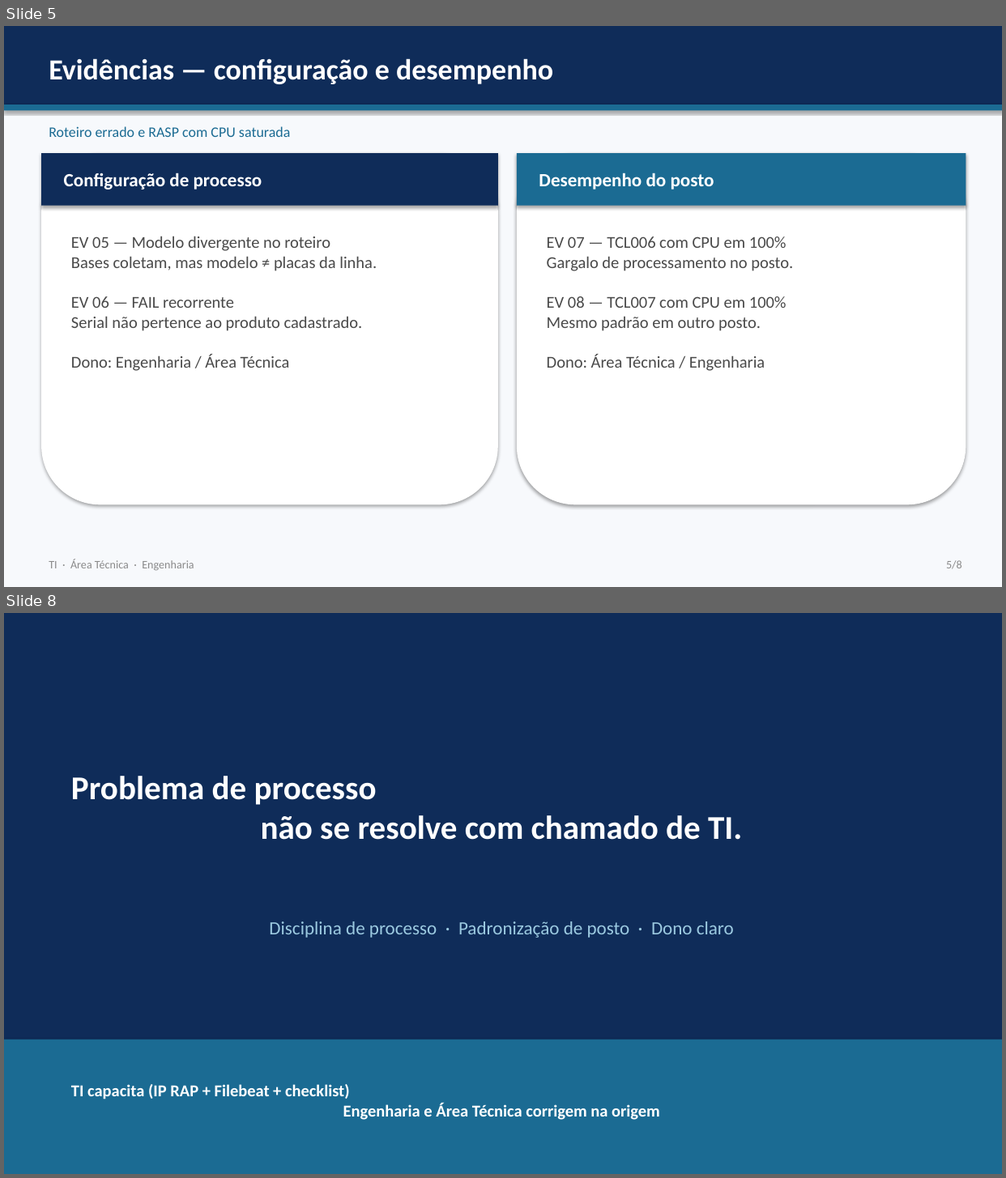
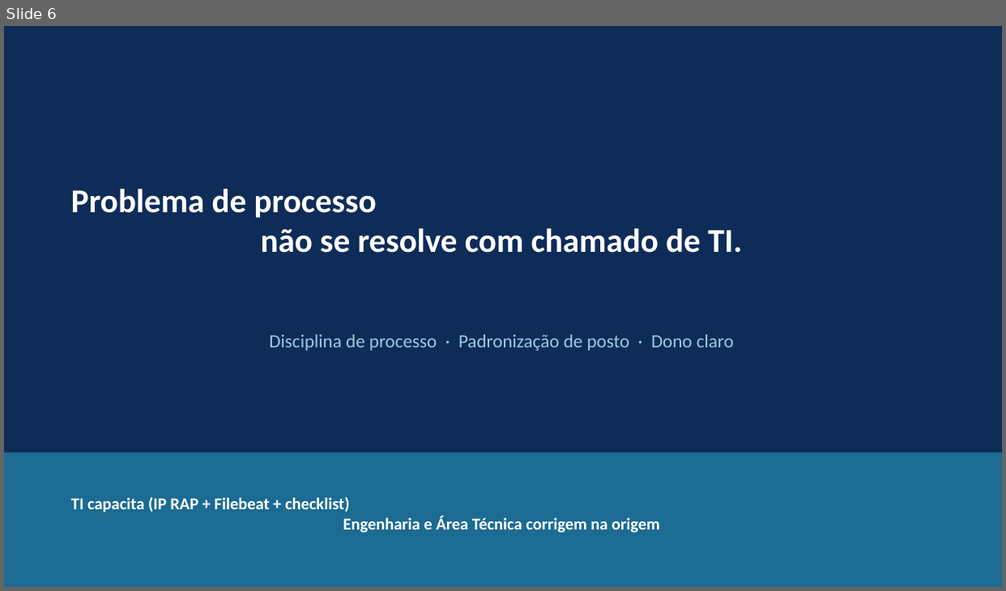
Before and after one commit to matheussilva030499-oss/app-inovation-IA, a slide deck: docs/Apresentacao_Ofensores_Lentidao.pptx. Shown one above the other, each under a label of ours: slides 5 and 8 before the commit, slide 6 after it; the slides between them are not shown. The pictures are 1006x1178 and 1006x591 pixels, drawn with LibreOffice and Linux fonts; fonts in the diff are those of the drawing. Boxes give left, top, right and bottom in pixels: in the first picture for what was removed or moved away, otherwise in the second. Text is boxed around its words. In the diff, an @@ line names an element or a change of style, - is before the commit and + after.

```diff
--- a/docs/Apresentacao_Ofensores_Lentidao.pptx
+++ b/docs/Apresentacao_Ofensores_Lentidao.pptx
@@ slide 5 removed at box(4, 26, 1002, 587), background #FFFFFF @@
@@ rectangle removed at box(4, 26, 1002, 587) @@
@@ rectangle removed at box(4, 26, 1002, 105) @@
@@ text removed at box(49, 58, 553, 84) @@
-Evidências — configuração e desempenho
@@ rectangle removed at box(4, 105, 1002, 110) @@
@@ text removed at box(49, 126, 291, 137) @@
-Roteiro errado e RASP com CPU saturada
@@ rounded rectangle removed at box(41, 153, 498, 506) @@
@@ rectangle removed at box(41, 153, 498, 206) @@
@@ rounded rectangle removed at box(517, 153, 966, 506) @@
@@ rectangle removed at box(517, 153, 966, 206) @@
@@ text removed at box(64, 173, 262, 190) @@
-Configuração de processo
@@ text removed at box(539, 173, 714, 190) @@
-Desempenho do posto
@@ text removed at box(71, 236, 377, 371) @@
-EV 05 — Modelo divergente no roteiro
-Bases coletam, mas modelo ≠ placas da linha.
-EV 06 — FAIL recorrente
-Serial não pertence ao produto cadastrado.
-Dono: Engenharia / Área Técnica
@@ text removed at box(547, 237, 793, 371) @@
-EV 07 — TCL006 com CPU em 100%
-Gargalo de processamento no posto.
-EV 08 — TCL007 com CPU em 100%
-Mesmo padrão em outro posto.
-Dono: Área Técnica / Engenharia
@@ text removed at box(49, 559, 194, 571) @@
-TI · Área Técnica · Engenharia
@@ text removed at box(946, 561, 962, 570) @@
-5/8
@@ what was slide 8 is now slide 6 @@
```
Also in this commit, not shown: 4 slides changed, 1 other slide removed.
